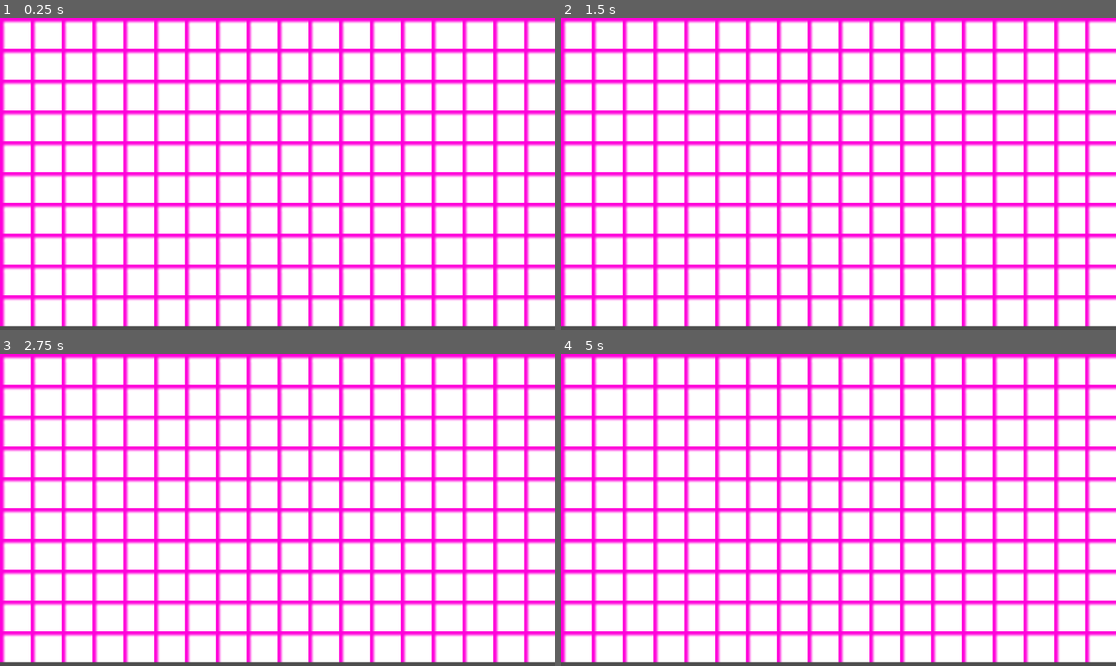
Above: before the commit, frames 1-4 (two rows, left to right).
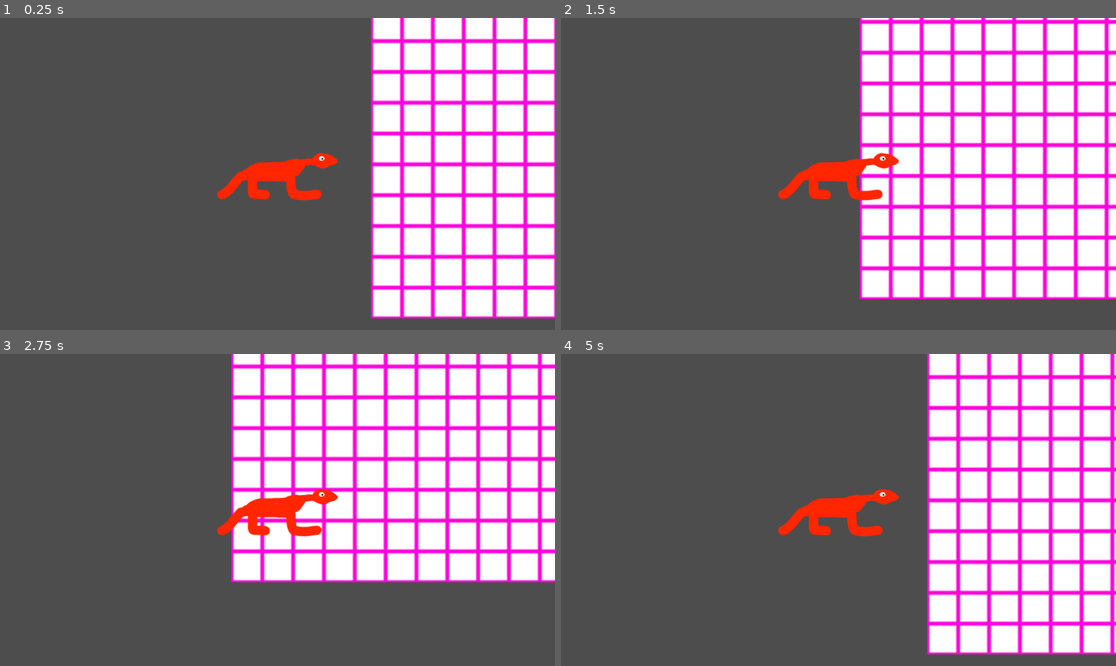
Above: after the commit, the same moments.

Repository: villevilli/otajam-25
Game: Godot game, scene res://levels/example_level.tscn
Two runs of this game, one before a commit and one after it. Both use one fixed random seed, a clock stepped at 60 frames per second and the inputs below. The project has no main scene, so this scene is started directly.
Inputs:
- Up to frame 1 (0.25 s): no input
- Up to frame 2 (1.5 s): tap Enter at 0.5 s; hold D (right, bound only after the commit) 0.53-1.28 s; hold S (down, bound only after the commit) from 1.28 s (still down)
- Up to frame 3 (2.75 s): release S (down, bound only after the commit) at 2.03 s; hold D (right, bound only after the commit) from 2.03 s (still down)
- Up to frame 4 (5 s): release D (right, bound only after the commit) at 2.78 s; hold W (up, bound only after the commit) 2.78-3.53 s; hold A (left, bound only after the commit) from 3.53 s (still down)

The runs differ from the first frame. In frame 1, 80% of the frame differs, in the area x 0-100%, y 0-99%; in frame 2, 77%; in frame 3, 81%; in frame 4, 85%.

Commit message:
Player movement, project setting changes

Diff:
--- a/assets/levels/level_tiles.tres
+++ b/assets/levels/level_tiles.tres
@@ -4,9 +4,9 @@
 
 [sub_resource type="TileSetAtlasSource" id="TileSetAtlasSource_2tjjl"]
 texture = ExtResource("1_dnvrn")
-texture_region_size = Vector2i(64, 64)
+texture_region_size = Vector2i(128, 128)
 0:0/0 = 0
 
 [resource]
-tile_size = Vector2i(64, 64)
+tile_size = Vector2i(128, 128)
 sources/0 = SubResource("TileSetAtlasSource_2tjjl")
--- /dev/null
+++ b/characters/player/player-movement.gd
@@ -0,0 +1,9 @@
+extends CharacterBody2D
+
+@export var speed: float = 400
+
+func _physics_process(delta:float)->void:
+	var input_direction:Vector2 = Input.get_vector("left", "right", "up", "down")
+	velocity = input_direction * speed
+	print(position)
+	move_and_slide()
--- a/characters/player/player.tscn
+++ b/characters/player/player.tscn
@@ -1,8 +1,21 @@
-[gd_scene load_steps=2 format=3 uid="uid://wxv3cetivhhg"]
+[gd_scene load_steps=4 format=3 uid="uid://wxv3cetivhhg"]
 
 [ext_resource type="Texture2D" uid="uid://buiygwmyao2n2" path="res://assets/player.png" id="1_1ijao"]
+[ext_resource type="Script" path="res://characters/player/player-movement.gd" id="2_2uicw"]
 
-[node name="Player" type="Node2D"]
+[sub_resource type="RectangleShape2D" id="RectangleShape2D_5qm4w"]
+size = Vector2(512, 256)
+
+[node name="CharacterBody2D" type="CharacterBody2D"]
+motion_mode = 1
+script = ExtResource("2_2uicw")
+
+[node name="CollisionShape2D" type="CollisionShape2D" parent="."]
+visible = false
+shape = SubResource("RectangleShape2D_5qm4w")
 
 [node name="Sprite2D" type="Sprite2D" parent="."]
 texture = ExtResource("1_1ijao")
+
+[node name="Camera2D" type="Camera2D" parent="."]
+zoom = Vector2(0.5, 0.5)
--- a/levels/example_level.tscn
+++ b/levels/example_level.tscn
@@ -1,9 +1,13 @@
-[gd_scene load_steps=2 format=4 uid="uid://dv15lneo8iixf"]
+[gd_scene load_steps=3 format=4 uid="uid://dv15lneo8iixf"]
 
-[ext_resource type="TileSet" uid="uid://d3b4rsnwb4ahw" path="res://assets/levels/level_tiles.tres" id="1_fl0ui"]
+[ext_resource type="TileSet" uid="uid://d3b4rsnwb4ahw" path="res://assets/levels/level_tiles.tres" id="1_hkvrh"]
+[ext_resource type="PackedScene" uid="uid://wxv3cetivhhg" path="res://characters/player/player.tscn" id="2_xfefd"]
 
 [node name="ExampleLevel" type="Node2D"]
 
 [node name="TileMapLayer" type="TileMapLayer" parent="."]
 tile_map_data = PackedByteArray("AAAAAAAAAAAAAAAAAAABAAAAAAAAAAAAAAACAAAAAAAAAAAAAAADAAAAAAAAAAAAAAADAAEAAAAAAAAAAAACAA …(5360 unchanged characters)…
-tile_set = ExtResource("1_fl0ui")
+tile_set = ExtResource("1_hkvrh")
+
+[node name="Player" parent="." instance=ExtResource("2_xfefd")]
+position = Vector2(-389, 680)
--- a/project.godot
+++ b/project.godot
@@ -16,7 +16,7 @@
 
 [autoload]
 
-QuestManager="*res://quests/quest_manager/quest_manager.gd"
+QuestManager="*res://quests/quest_manager.gd"
 
 [debug]
 
@@ -24,6 +24,33 @@
 gdscript/warnings/unsafe_property_access=2
 gdscript/warnings/unsafe_method_access=2
 
+[input]
+
+left={
+"deadzone": 0.5,
+"events": [Object(InputEventKey,"resource_local_to_scene":false,"resource_name":"","device":0,"window_id":0,"alt_pressed":false,"shift_pressed":false,"ctrl_pressed":false,"meta_pressed":false,"pressed":false,"keycode":0,"physical_keycode":65,"key_label":0,"unicode":0,"location":0,"echo":false,"script":null)
+, Object(InputEventKey,"resource_local_to_scene":false,"resource_name":"","device":0,"window_id":0,"alt_pressed":false,"shift_pressed":false,"ctrl_pressed":false,"meta_pressed":false,"pressed":false,"keycode":0,"physical_keycode":4194319,"key_label":0,"unicode":0,"location":0,"echo":false,"script":null)
+]
+}
+right={
+"deadzone": 0.5,
+"events": [Object(InputEventKey,"resource_local_to_scene":false,"resource_name":"","device":-1,"window_id":0,"alt_pressed":false,"shift_pressed":false,"ctrl_pressed":false,"meta_pressed":false,"pressed":false,"keycode":0,"physical_keycode":68,"key_label":0,"unicode":100,"location":0,"echo":false,"script":null)
+, Object(InputEventKey,"resource_local_to_scene":false,"resource_name":"","device":0,"window_id":0,"alt_pressed":false,"shift_pressed":false,"ctrl_pressed":false,"meta_pressed":false,"pressed":false,"keycode":0,"physical_keycode":4194321,"key_label":0,"unicode":0,"location":0,"echo":false,"script":null)
+]
+}
+up={
+"deadzone": 0.5,
+"events": [Object(InputEventKey,"resource_local_to_scene":false,"resource_name":"","device":0,"window_id":0,"alt_pressed":false,"shift_pressed":false,"ctrl_pressed":false,"meta_pressed":false,"pressed":false,"keycode":0,"physical_keycode":87,"key_label":0,"unicode":0,"location":0,"echo":false,"script":null)
+, Object(InputEventKey,"resource_local_to_scene":false,"resource_name":"","device":0,"window_id":0,"alt_pressed":false,"shift_pressed":false,"ctrl_pressed":false,"meta_pressed":false,"pressed":false,"keycode":0,"physical_keycode":4194320,"key_label":0,"unicode":0,"location":0,"echo":false,"script":null)
+]
+}
+down={
+"deadzone": 0.5,
+"events": [Object(InputEventKey,"resource_local_to_scene":false,"resource_name":"","device":-1,"window_id":0,"alt_pressed":false,"shift_pressed":false,"ctrl_pressed":false,"meta_pressed":false,"pressed":false,"keycode":0,"physical_keycode":83,"key_label":0,"unicode":115,"location":0,"echo":false,"script":null)
+, Object(InputEventKey,"resource_local_to_scene":false,"resource_name":"","device":0,"window_id":0,"alt_pressed":false,"shift_pressed":false,"ctrl_pressed":false,"meta_pressed":false,"pressed":false,"keycode":0,"physical_keycode":4194322,"key_label":0,"unicode":0,"location":0,"echo":false,"script":null)
+]
+}
+
 [rendering]
 
 renderer/rendering_method="gl_compatibility"
--- a/quests/quest.gd
+++ b/quests/quest.gd
@@ -7,34 +7,34 @@
 var is_active: bool = false
 
 func _ready() -> void:
-    QuestManager.connect("quest_started", _quest_started)
-    QuestManager.connect("quest_finished", _quest_finished)
-    pass
+	QuestManager.connect("quest_started", _quest_started)
+	QuestManager.connect("quest_finished", _quest_finished)
+	pass
 
 ## Quest_started signal listener
 func _quest_started(started_quest: Quest) -> void:
-    if started_quest == self: _self_started()
-    pass
+	if started_quest == self: _self_started()
+	pass
 
 ## Helper function for when this quest is started
 func _self_started() -> void:
-    is_active = true
-    pass
+	is_active = true
+	pass
 
 ## quest_finished signal listener
 func _quest_finished(finished_quest: Quest) -> void:
-    if finished_quest == self: _self_finished()
-    pass
+	if finished_quest == self: _self_finished()
+	pass
 
 ## Helper function for when this quest is finished
 func _self_finished() -> void:
-    is_active = false
-    pass
+	is_active = false
+	pass
 
 ## Function to finish this quest
 func complete() -> void:
-    QuestManager.emit_signal("quest_completed", self)
+	QuestManager.emit_signal("quest_completed", self)
 
 ## Function to start this quest
 func start() -> void:
-    QuestManager.emit_signal("quest_started", self)
+	QuestManager.emit_signal("quest_started", self)
